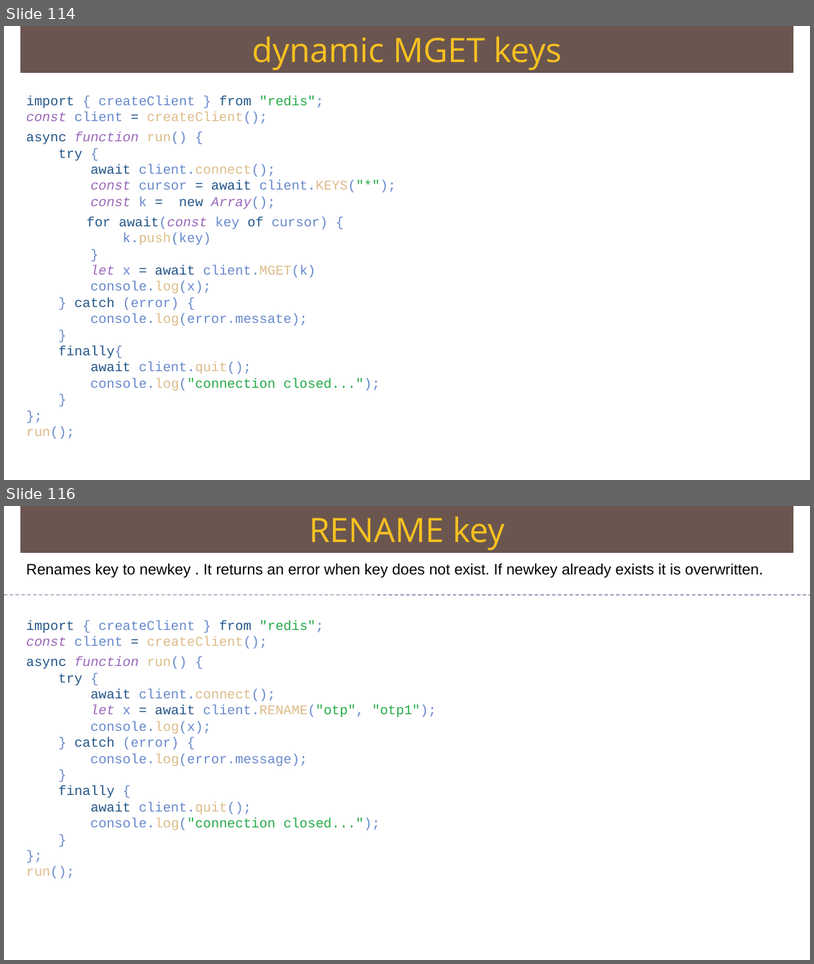
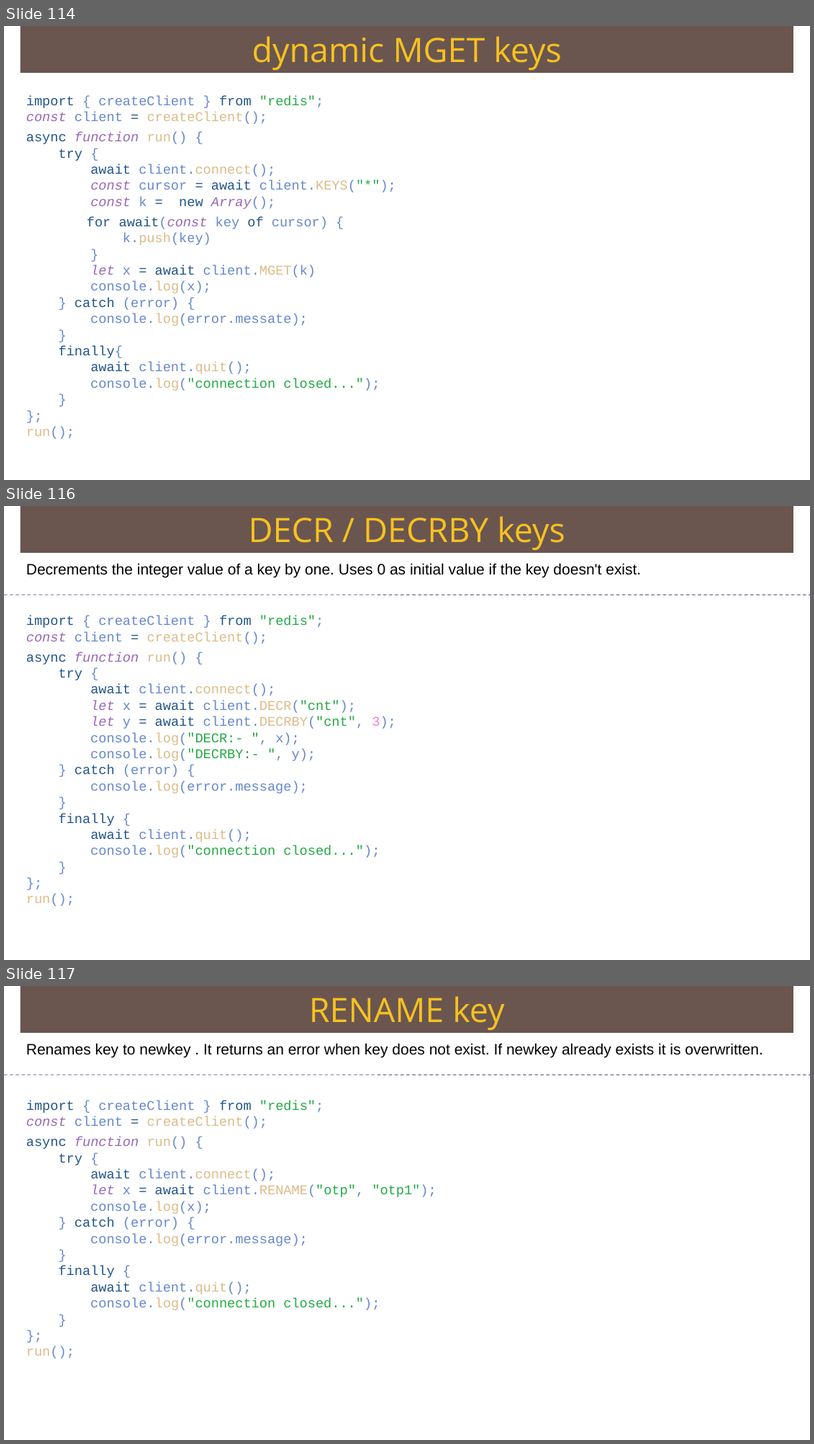
Before and after one commit to Saleel-Bagde/PPT-s, a slide deck: redis Ver2.pptx. Shown one above the other, each under a label of ours: slides 114 and 116 before the commit, slides 114, 116 and 117 after it; the slides between them are not shown. The pictures are 814x964 and 814x1444 pixels, drawn with LibreOffice and Linux fonts; fonts in the diff are those of the drawing. Boxes give left, top, right and bottom in pixels: in the first picture for what was removed or moved away, otherwise in the second. Text is boxed around its words. In the diff, an @@ line names an element or a change of style, - is before the commit and + after.

```diff
--- a/redis Ver2.pptx
+++ b/redis Ver2.pptx
@@ slide 116 added at bbox=[4, 506, 810, 960], background #FFFFFF @@
@@ rectangle added at bbox=[21, 506, 794, 553], fill #6A5650, 40 pt, text #F7C120 @@
+DECR / DECRBY keys
@@ text added at bbox=[26, 563, 641, 577], 18 pt, text #000000 @@
+Decrements the integer value of a key by one. Uses 0 as initial value if the key doesn't exist.
@@ line added from (4, 595) to (810, 595), #6E78A0 0.99 pt dashed @@
@@ text added at bbox=[26, 615, 396, 906], 16 pt, text #6688CC @@
+import { createClient } from "redis";
+const client = createClient();
+async function run() {
+try {
+await client.connect();
+let x = await client.DECR("cnt");
+let y = await client.DECRBY("cnt", 3);
+console.log("DECR:- ", x);
+console.log("DECRBY:- ", y);
+} catch (error) {
+console.log(error.message);
+}
+finally {
+await client.quit();
+console.log("connection closed...");
+}
+};
+run();
@@ what was slide 116 is now slide 117 @@
```
Also in this commit, not shown: 1 slide changed.
